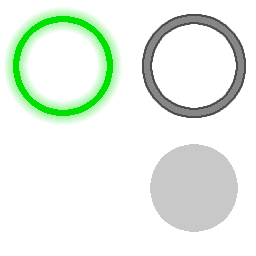
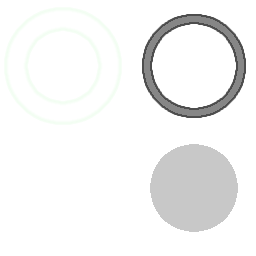
Layered file, before and after one edit (256x256). Changes by layer:
painted on "Layer 1" over [13, 16, 113, 116]
